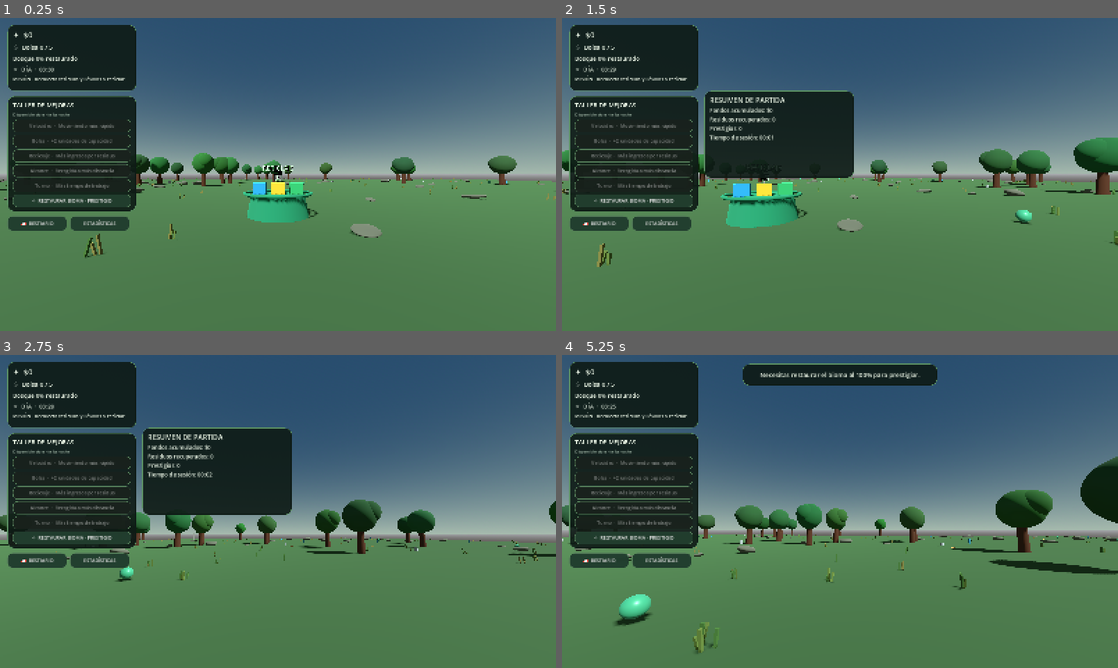
Above: before the commit, frames 1-4 (two rows, left to right).
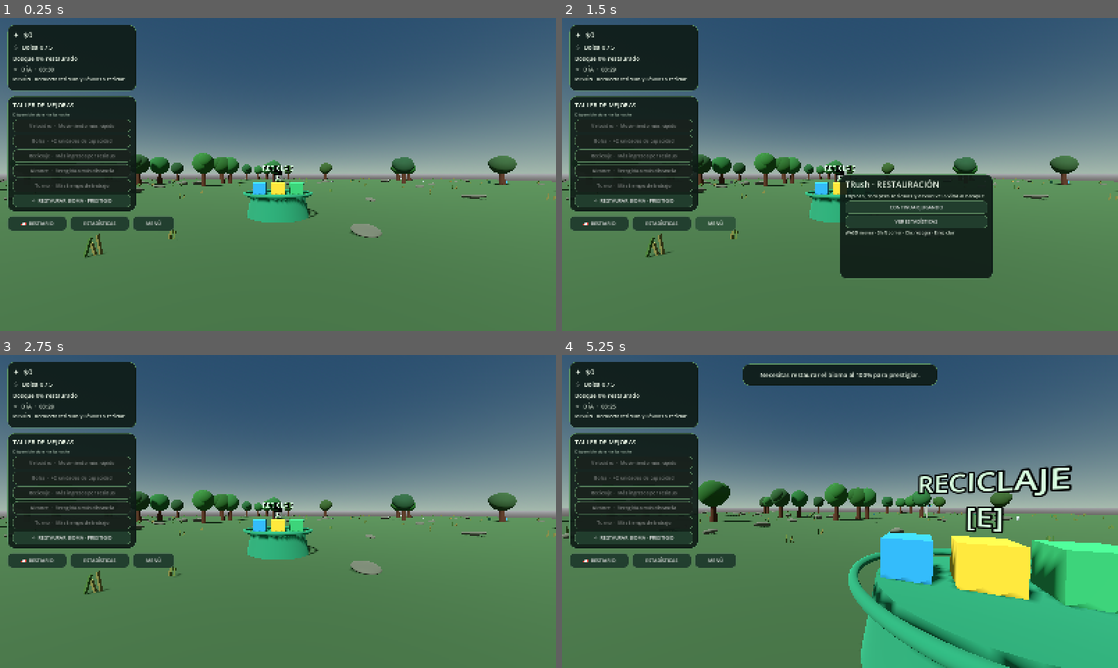
Above: after the commit, the same moments.

Repository: Tomardosama/verdevivo
Game: Godot game, scene res://scenes/main/main.tscn
The game is run twice, just before and just after one commit, with the same random seed, the same clock (stepped at 60 frames per second) and the same inputs.
Inputs (mouse positions are in pixels of both pictures, inside the frame that each line leads up to):
- Up to frame 1 (0.25 s): no input
- Up to frame 2 (1.5 s): click "ESTADÍSTICAS" at 0.5 s; click (717, 224) at 1.25 s, where only the run after the commit has a clickable "MENÚ"
- Up to frame 3 (2.75 s): click (355, 542) at 2 s, where only the run after the commit has a clickable "CONTINUAR JUGANDO"
- Up to frame 4 (5.25 s): click "✧ RESTAURAR BIOMA · PRESTIGIO" at 2.75 s; click "📖 BESTIARIO" at 3.5 s; tap Enter at 4.25 s; move the mouse to (867, 511) at 4.27 s; hold W (move_forward) from 4.28 s (still down); tap E (deposit) at 4.35 s; click (867, 511) at 4.42 s; move the mouse to (812, 511) at 5.02 s; tap Shift (sprint) at 5.1 s; click (812, 511) at 5.17 s

The runs differ from the first frame. In frame 1, 0.3% of the frame differs, in the area x 24-32%, y 63-68%; in frame 2, 22%; in frame 3, 21%; in frame 4, 35%, in the area x 0-100%, y 32-100%.

Commit message:
Add pause menu, achievement milestones and session summary

Diff:
--- a/scripts/ui/hud.gd
+++ b/scripts/ui/hud.gd
@@ -16,6 +16,8 @@
 var bestiary_panel: PanelContainer
 var bestiary_list: VBoxContainer
 var stats_panel: PanelContainer
+var menu_panel: PanelContainer
+var achievement_count: int = 0
 var message_time_left: float = 0.0
 
 func _ready() -> void:
@@ -72,6 +74,27 @@
 	root.add_child(stats_button)
 	stats_button.pressed.connect(_toggle_stats)
 
+	var menu_button := _make_button("MENÚ")
+	menu_button.position = Vector2(382, 570)
+	menu_button.size = Vector2(120, 42)
+	root.add_child(menu_button)
+	menu_button.pressed.connect(_toggle_menu)
+	menu_panel = _make_panel(Vector2.ZERO, Vector2(440, 300))
+	menu_panel.set_anchors_and_offsets_preset(Control.PRESET_CENTER)
+	menu_panel.visible = false
+	root.add_child(menu_panel)
+	var menu_box := VBoxContainer.new()
+	menu_panel.add_child(menu_box)
+	menu_box.add_child(_make_label("TRush · RESTAURACIÓN", 24))
+	menu_box.add_child(_make_label("Explora, recupera residuos y devuelve la vida al bosque.", 15))
+	var resume_button := _make_button("CONTINUAR JUGANDO")
+	resume_button.pressed.connect(_toggle_menu)
+	menu_box.add_child(resume_button)
+	var menu_stats_button := _make_button("VER ESTADÍSTICAS")
+	menu_stats_button.pressed.connect(_toggle_stats)
+	menu_box.add_child(menu_stats_button)
+	menu_box.add_child(_make_label("WASD mover · Shift correr · Clic recoger · E reciclar", 13))
+
 	bestiary_panel = _make_panel(Vector2(410, 210), Vector2(430, 330))
 	bestiary_panel.visible = false
 	root.add_child(bestiary_panel)
@@ -176,6 +199,13 @@
 
 func update_progress(percent: int) -> void:
 	progress_label.text = "Bosque %d%% restaurado" % percent
+	var milestones := [{"value": 25, "name": "Primeros brotes"}, {"value": 50, "name": "Manos a la tierra"}, {"value": 75, "name": "Guardián del bosque"}, {"value": 100, "name": "Ecosistema restaurado"}]
+	for milestone in milestones:
+		var key := "achievement_" + str(milestone["value"])
+		if percent >= int(milestone["value"]) and not has_meta(key):
+			set_meta(key, true)
+			achievement_count += 1
+			show_message("Logro desbloqueado: " + str(milestone["name"]))
 
 func update_phase(is_day: bool, seconds_left: int) -> void:
 	phase_label.text = "%s  %s  ·  %02d:%02d" % ["☀" if is_day else "☾", "DÍA" if is_day else "NOCHE", seconds_left / 60, seconds_left % 60]
@@ -204,6 +234,14 @@
 func _toggle_stats() -> void:
 	stats_panel.visible = not stats_panel.visible
 	bestiary_panel.visible = false
+	menu_panel.visible = false
+
+func _toggle_menu() -> void:
+	menu_panel.visible = not menu_panel.visible
+	stats_panel.visible = false
+	bestiary_panel.visible = false
+	if menu_panel.visible:
+		Input.mouse_mode = Input.MOUSE_MODE_VISIBLE
 
 func update_stats(money: int, collected: int, prestige: int, elapsed_seconds: int) -> void:
 	stats_label.text = "Fondos acumulados: $%d\nResiduos recuperados: %d\nPrestigios: %d\nTiempo de sesión: %02d:%02d" % [money, collected, prestige, elapsed_seconds / 60, elapsed_seconds % 60]
